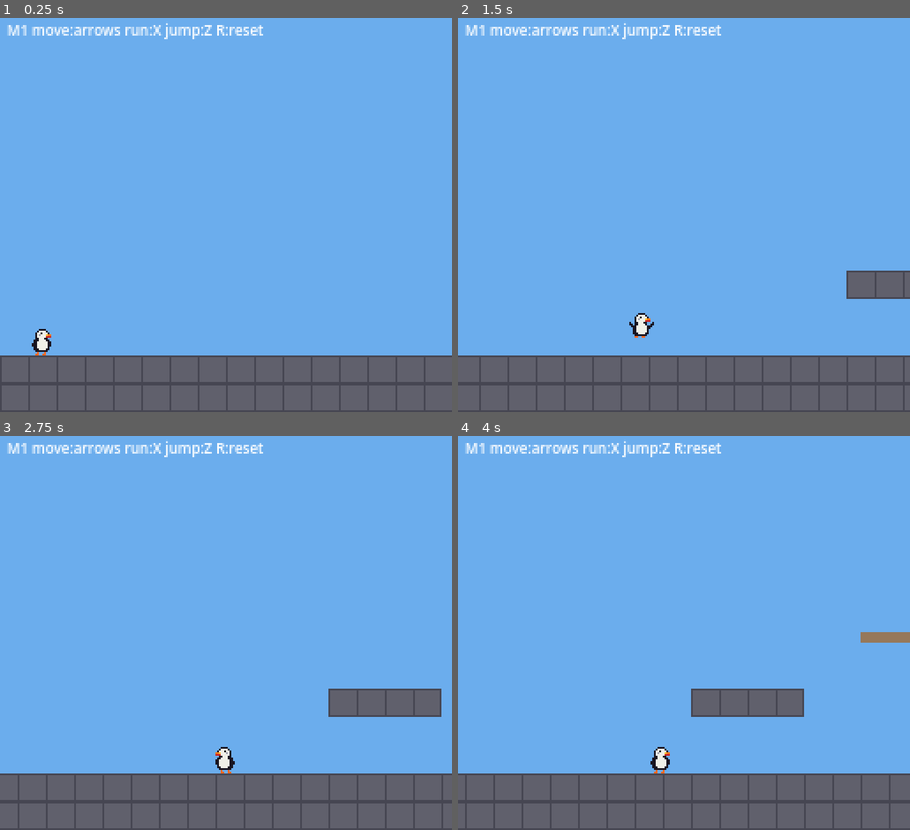
Above: before the commit, frames 1-4 (two rows, left to right).
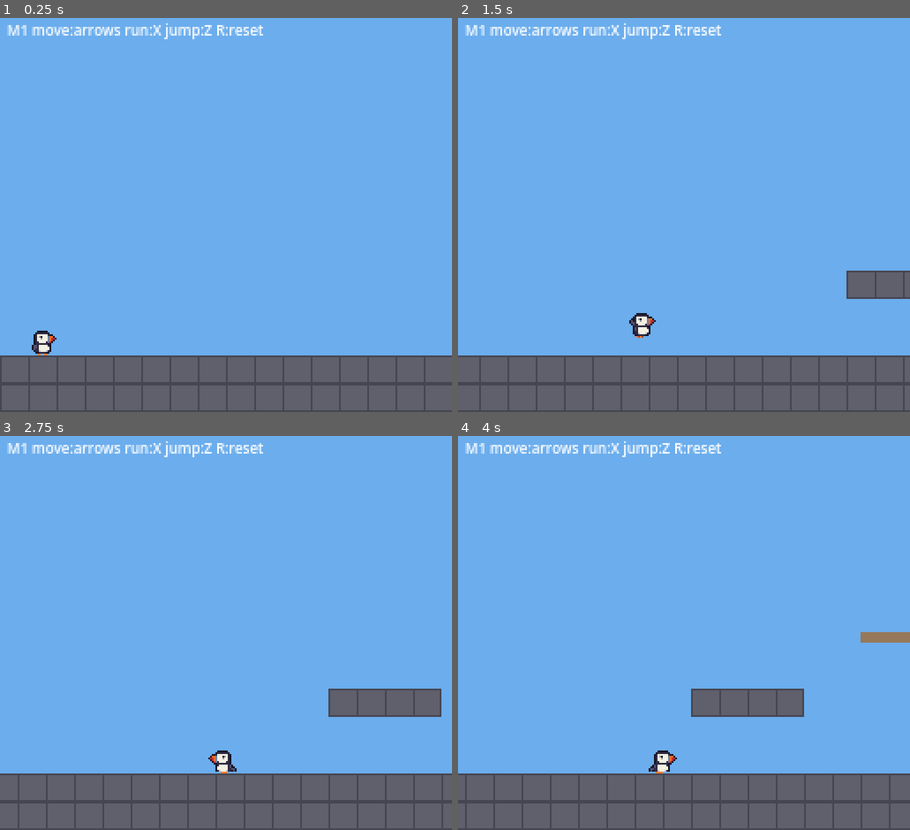
Above: after the commit, the same moments.

Repository: mikenev/puffin-platformer
Game: Godot game, scene res://scenes/main.tscn
The game is run twice, just before and just after one commit, with the same random seed, the same clock (stepped at 60 frames per second) and the same inputs.
Inputs:
- Up to frame 1 (0.25 s): no input
- Up to frame 2 (1.5 s): hold Shift (run) 0.53-1.28 s; hold Right (move_right) from 0.53 s (still down); tap Space (jump) at 0.77, 0.8, 1.07, 1.35 s
- Up to frame 3 (2.75 s): tap Space (jump) at 1.52, 1.82, 2.3 s; tap Shift (run) at 1.55 s; release Right (move_right) at 2.03 s; hold Left (move_left) from 2.03 s (still down); hold Shift (run) from 2.03 s (still down)
- Up to frame 4 (4 s): release Left (move_left) at 2.78 s; release Shift (run) at 2.78 s; hold Right (move_right) from 2.78 s (still down); tap Z at 2.85 s; tap Space (jump) at 3.02, 3.32 s; tap Shift (run) at 3.05 s; hold Space (jump) from 3.53 s (still down); tap X at 3.6 s

The runs differ from the first frame. In frame 1, 0.2% of the frame differs, in the area x 7-13%, y 78-86%; in frame 2, 0.2%; in frame 3, 0.2%, in the area x 46-53%, y 78-86%; in frame 4, 0.2%.

Commit message:
M2 art QA: real puffin look, distinct run cycle, boolean loop flags, asserting validator, player uses puffin_frames.tres (drop puffin_sprite.gd)

Diff:
--- a/art/puffin/puffin_frames.tres
+++ b/art/puffin/puffin_frames.tres
@@ -111,7 +111,7 @@
 "duration": 1.0,
 "texture": SubResource("AtlasTexture_yx7dx")
 }],
-"loop": 0,
+"loop": false,
 "name": &"death",
 "speed": 8.0
 }, {
@@ -122,7 +122,7 @@
 "duration": 1.0,
 "texture": SubResource("AtlasTexture_uid34")
 }],
-"loop": 1,
+"loop": true,
 "name": &"fall",
 "speed": 8.0
 }, {
@@ -145,7 +145,7 @@
 "duration": 1.0,
 "texture": SubResource("AtlasTexture_u10lv")
 }],
-"loop": 1,
+"loop": true,
 "name": &"idle",
 "speed": 6.0
 }, {
@@ -156,7 +156,7 @@
 "duration": 1.0,
 "texture": SubResource("AtlasTexture_5vgaj")
 }],
-"loop": 0,
+"loop": false,
 "name": &"jump",
 "speed": 8.0
 }, {
@@ -173,7 +173,7 @@
 "duration": 1.0,
 "texture": SubResource("AtlasTexture_kjjnr")
 }],
-"loop": 1,
+"loop": true,
 "name": &"run",
 "speed": 10.0
 }, {
@@ -184,7 +184,7 @@
 "duration": 1.0,
 "texture": SubResource("AtlasTexture_2pe3h")
 }],
-"loop": 1,
+"loop": true,
 "name": &"skid",
 "speed": 8.0
 }]
--- a/scripts/player.gd
+++ b/scripts/player.gd
@@ -54,7 +54,7 @@
 	shape.shape = rect
 	shape.position = HITBOX_OFFSET
 	add_child(shape)
-	sprite.sprite_frames = PuffinSprite.build()
+	sprite.sprite_frames = load("res://art/puffin/puffin_frames.tres")
 	sprite.position = SPRITE_OFFSET
 	add_child(sprite)
 	sprite.play("idle")
--- a/scripts/puffin_sprite.gd
+++ /dev/null
@@ -1,123 +0,0 @@
-class_name PuffinSprite
-## Builds the placeholder 16x16 puffin frames in code (original art). Returns SpriteFrames.
-
-const PAL := {
-	".": Color(0, 0, 0, 0),
-	"K": Color8(24, 20, 32),     # black plumage
-	"W": Color8(240, 240, 232),  # white face/belly
-	"G": Color8(160, 160, 176),  # face shading
-	"O": Color8(248, 120, 24),   # beak orange
-	"R": Color8(200, 40, 40),    # beak red tip
-	"Y": Color8(248, 200, 56),   # beak yellow band
-	"F": Color8(248, 104, 32),   # feet
-	"E": Color8(8, 8, 8),        # eye
-}
-
-const IDLE := [
-	"................",
-	".....KKKK.......",
-	"....KWWWWK......",
-	"...KWWEWWWK.....",
-	"...KWGWWWYOO....",
-	"...KWWWWWRRR....",
-	"...KKWWWKK......",
-	"..KKKWWWWKK.....",
-	"..KKWWWWWWKK....",
-	".KKKWWWWWWKK....",
-	".KKKWWWWWWKK....",
-	"..KKWWWWWWK.....",
-	"..KKKWWWWKK.....",
-	"...KKKKKKK......",
-	"....F...F.......",
-	"...FF..FF.......",
-]
-const RUN1 := [
-	"................",
-	".....KKKK.......",
-	"....KWWWWK......",
-	"...KWWEWWWK.....",
-	"...KWGWWWYOO....",
-	"...KWWWWWRRR....",
-	"...KKWWWKK......",
-	"..KKKWWWWKK.....",
-	".KKKWWWWWWKK....",
-	"KKK.WWWWWWKK....",
-	".K..WWWWWWKK....",
-	"..KKWWWWWWK.....",
-	"..KKKWWWWKK.....",
-	"...KKKKKKK......",
-	"...F.....F......",
-	"..FF.....FF.....",
-]
-const RUN2 := [
-	"................",
-	"................",
-	".....KKKK.......",
-	"....KWWWWK......",
-	"...KWWEWWWK.....",
-	"...KWGWWWYOO....",
-	"...KWWWWWRRR....",
-	"..KKKWWWKKK.....",
-	"..KKWWWWWWKK....",
-	".KKKWWWWWWKK....",
-	".KKKWWWWWWKK....",
-	"..KKWWWWWWK.....",
-	"..KKKWWWWKK.....",
-	"...KKKKKKK......",
-	".....FF.........",
-	"....FF..........",
-]
-const JUMP := [
-	"................",
-	".....KKKK.......",
-	"....KWWWWK......",
-	"...KWWEWWWK.....",
-	"...KWGWWWYOO....",
-	"...KWWWWWRRR....",
-	"K..KKWWWKK...K..",
-	"KK.KKWWWWK..KK..",
-	".KKKWWWWWWKKK...",
-	"..KKWWWWWWKK....",
-	"..KKWWWWWWK.....",
-	"..KKWWWWWWK.....",
-	"..KKKWWWWKK.....",
-	"...KKKKKKK......",
-	"...FF..FF.......",
-	"................",
-]
-
-const SKID := [
-	"................",
-	"......KKKK......",
-	".....KWWWWK.....",
-	"....KWWEWWWK....",
-	"....KWGWWWYOO...",
-	"....KWWWWWRRR...",
-	"....KKWWWKK.....",
-	"...KKKWWWWKK....",
-	"..KKWWWWWWKK....",
-	"..KKWWWWWWKK....",
-	"..KKWWWWWWKK....",
-	"..KKWWWWWWK.....",
-	"..KKKWWWWKK.....",
-	"..KKKKKKKK......",
-	".FF....F........",
-	"FF.....FF.......",
-]
-
-static func _tex(rows: Array) -> ImageTexture:
-	var img := Image.create(16, 16, false, Image.FORMAT_RGBA8)
-	for y in 16:
-		for x in 16:
-			img.set_pixel(x, y, PAL[rows[y][x]])
-	return ImageTexture.create_from_image(img)
-
-static func build() -> SpriteFrames:
-	var sf := SpriteFrames.new()
-	sf.remove_animation("default")
-	for anim in [["idle", [IDLE], 1.0], ["run", [RUN1, IDLE, RUN2, IDLE], 12.0], ["jump", [JUMP], 1.0], ["fall", [IDLE], 1.0], ["skid", [SKID], 1.0]]:
-		sf.add_animation(anim[0])
-		sf.set_animation_speed(anim[0], anim[2])
-		for f in anim[1]:
-			sf.add_frame(anim[0], _tex(f))
-	return sf
--- a/tools/build_resources.gd
+++ b/tools/build_resources.gd
@@ -19,7 +19,13 @@
 			at.region = Rect2(i * 16, row * 16, 16, 16)
 			sf.add_frame(anim, at)
 		row += 1
-	print("SpriteFrames save: ", ResourceSaver.save(sf, "res://art/puffin/puffin_frames.tres"))
+	var path := "res://art/puffin/puffin_frames.tres"
+	print("SpriteFrames save: ", ResourceSaver.save(sf, path))
+	# Godot writes loop as 0/1 inside the animation dictionaries; store real booleans instead.
+	var txt := FileAccess.get_file_as_string(path).replace("\"loop\": 0,", "\"loop\": false,").replace("\"loop\": 1,", "\"loop\": true,")
+	var f := FileAccess.open(path, FileAccess.WRITE)
+	f.store_string(txt)
+	f.close()
 
 	var ts := TileSet.new()
 	ts.tile_size = Vector2i(16, 16)
--- a/tools/validate_resources.gd
+++ b/tools/validate_resources.gd
@@ -1,12 +1,72 @@
 extends SceneTree
+## Validates the M2 art resources. Exits 1 on any failure.
+## Run: godot --headless -s tools/validate_resources.gd
+
+const EXPECTED := {
+	"idle": [6, true], "run": [4, true], "skid": [2, true],
+	"jump": [2, false], "fall": [2, true], "death": [6, false],
+}
+const SOLID := 18
+const ONE_WAY := 4
+var failures := 0
+
+func check(cond: bool, msg: String) -> void:
+	if cond:
+		print("PASS ", msg)
+	else:
+		printerr("FAIL ", msg)
+		failures += 1
+
 func _init() -> void:
-	var sf: SpriteFrames = load("res://art/puffin/puffin_frames.tres")
-	for a in sf.get_animation_names():
-		print(a, " frames=", sf.get_frame_count(a), " fps=", sf.get_animation_speed(a), " loop=", sf.get_animation_loop(a))
-	var ts: TileSet = load("res://art/tiles/coastal_tileset.tres")
-	var src: TileSetAtlasSource = ts.get_source(0)
-	var n := 0
-	for i in src.get_tiles_count():
-		if src.get_tile_data(src.get_tile_id(i), 0).get_collision_polygons_count(0) > 0: n += 1
-	print("tiles=", src.get_tiles_count(), " with collision=", n, " tile_size=", ts.tile_size)
-	quit()
+	var sf := load("res://art/puffin/puffin_frames.tres") as SpriteFrames
+	check(sf != null, "puffin_frames.tres loads as SpriteFrames")
+	if sf:
+		var names := sf.get_animation_names()
+		check(names.size() == EXPECTED.size(), "animation count == %d (got %d)" % [EXPECTED.size(), names.size()])
+		for a: String in EXPECTED:
+			check(sf.has_animation(a), "has animation '%s'" % a)
+			if not sf.has_animation(a):
+				continue
+			check(sf.get_frame_count(a) == EXPECTED[a][0], "%s frames == %d (got %d)" % [a, EXPECTED[a][0], sf.get_frame_count(a)])
+			check(sf.get_animation_loop(a) == EXPECTED[a][1], "%s loop == %s" % [a, EXPECTED[a][1]])
+			check(sf.get_animation_speed(a) > 0.0, "%s fps > 0" % a)
+			for i in sf.get_frame_count(a):
+				var t := sf.get_frame_texture(a, i)
+				check(t != null and t.get_size() == Vector2(16, 16), "%s[%d] is a 16x16 texture" % [a, i])
+	var raw := FileAccess.get_file_as_string("res://art/puffin/puffin_frames.tres")
+	check(not raw.contains("\"loop\": 0") and not raw.contains("\"loop\": 1"), "loop flags stored as booleans")
+
+	var ts := load("res://art/tiles/coastal_tileset.tres") as TileSet
+	check(ts != null, "coastal_tileset.tres loads as TileSet")
+	if ts:
+		check(ts.tile_size == Vector2i(16, 16), "tile_size == 16x16")
+		check(ts.get_physics_layers_count() == 1, "one physics layer")
+		check(ts.get_source_count() == 1 and ts.has_source(0), "single atlas source id 0")
+		var src := ts.get_source(0) as TileSetAtlasSource
+		check(src != null and src.texture != null, "atlas source has a texture")
+		if src and src.texture:
+			check(src.texture.get_size() == Vector2(128, 64), "atlas texture is 128x64")
+			check(src.texture_region_size == Vector2i(16, 16), "atlas region size 16x16")
+			check(src.get_tiles_count() == 32, "32 tiles (got %d)" % src.get_tiles_count())
+			var solid := 0
+			var oneway := 0
+			for i in src.get_tiles_count():
+				var td := src.get_tile_data(src.get_tile_id(i), 0)
+				if td.get_collision_polygons_count(0) == 0:
+					continue
+				var pts := td.get_collision_polygon_points(0, 0)
+				check(pts.size() >= 3, "tile %s polygon has >= 3 points" % src.get_tile_id(i))
+				if td.is_collision_polygon_one_way(0, 0):
+					oneway += 1
+				else:
+					solid += 1
+			check(solid == SOLID, "solid collision tiles == %d (got %d)" % [SOLID, solid])
+			check(oneway == ONE_WAY, "one-way platform tiles == %d (got %d)" % [ONE_WAY, oneway])
+			for c in [Vector2i(5, 2), Vector2i(6, 2), Vector2i(0, 3)]:  # water, water, decor
+				check(src.get_tile_data(c, 0).get_collision_polygons_count(0) == 0, "tile %s has no collision" % c)
+	if failures > 0:
+		printerr("VALIDATION FAILED: %d check(s)" % failures)
+		quit(1)
+	else:
+		print("VALIDATION OK")
+		quit(0)
Binary file changed: art/puffin/puffin_sheet.png
Binary file changed: docs/art_preview_m2.png
Not shown, removed: scripts/puffin_sprite.gd.uid
Not shown, changed: README.md
Not shown, changed: tools/gen_art.py
